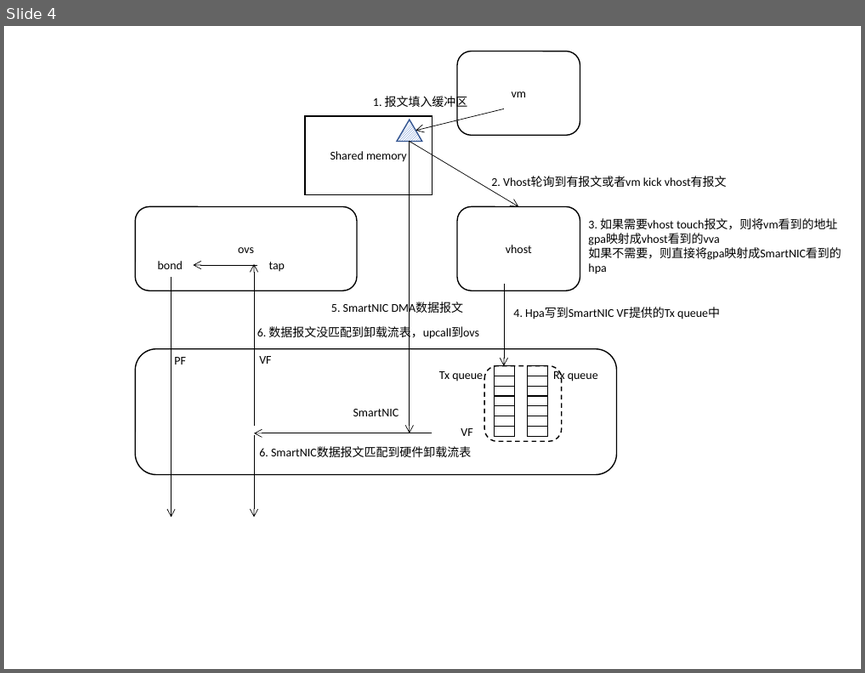
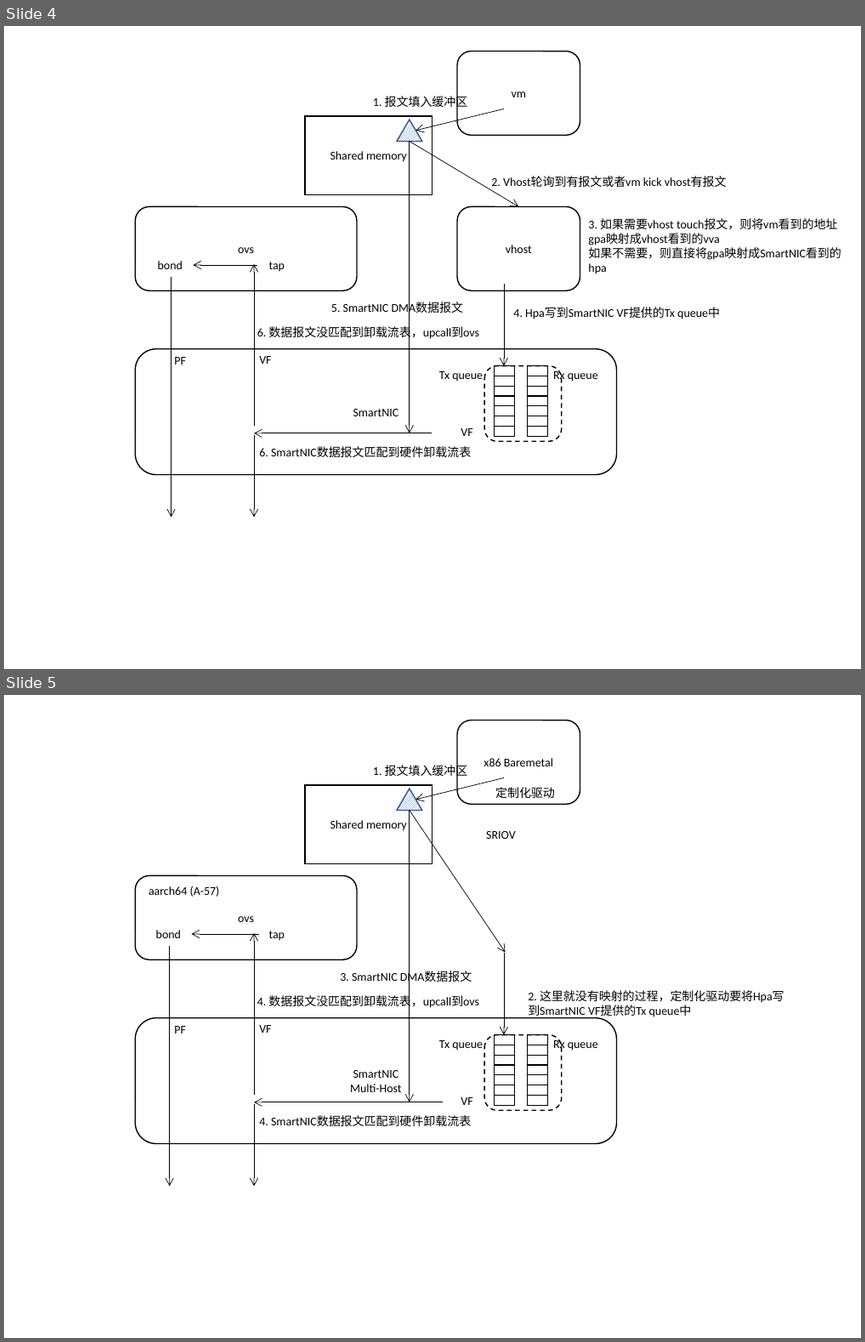
Before and after one commit to movetobe/xxx, a slide deck: xxx.pptx. Shown one above the other, each under a label of ours: slide 4 before the commit, slides 4 and 5 after it. The pictures are 865x673 and 865x1342 pixels, drawn with LibreOffice and Linux fonts; fonts in the diff are those of the drawing. Boxes give left, top, right and bottom in pixels: in the first picture for what was removed or moved away, otherwise in the second. Text is boxed around its words. In the diff, an @@ line names an element or a change of style, - is before the commit and + after.

```diff
--- a/xxx.pptx
+++ b/xxx.pptx
@@ slide 5 added at (x1=4, y1=695, x2=861, y2=1338), background #FFFFFF @@
@@ rounded rectangle added at (x1=457, y1=720, x2=579, y2=804), outline #000000 1 pt, 10 pt, text #000000 @@
+x86 Baremetal
@@ text added at (x1=373, y1=763, x2=468, y2=778), 10 pt, text #000000 @@
+1. 报文填入缓冲区
@@ rectangle added at (x1=305, y1=785, x2=432, y2=864), outline #000000 1 pt, 10 pt, text #000000 @@
+Shared memory
@@ triangle added at (x1=397, y1=789, x2=422, y2=810), fill pattern #4472C4 on #FFFFFF, outline #325491 1 pt @@
@@ arrow added from (504, 778) to (415, 800), #000000 0.5 pt @@
@@ text added at (x1=495, y1=787, x2=555, y2=798), 10 pt, text #000000 @@
+定制化驱动
@@ arrow added from (409, 810) to (506, 952), #000000 0.5 pt @@
@@ arrow added from (409, 810) to (409, 1102), #000000 0.5 pt @@
@@ text added at (x1=486, y1=831, x2=515, y2=839), 10 pt, text #000000 @@
+SRIOV
@@ rounded rectangle added at (x1=135, y1=876, x2=357, y2=959), outline #000000 1 pt, 10 pt, text #000000 @@
+ovs
@@ text added at (x1=148, y1=886, x2=220, y2=896), 10 pt, text #000000 @@
+aarch64 (A-57)
@@ text added at (x1=156, y1=930, x2=181, y2=938), 10 pt, text #000000 @@
+bond
@@ arrow added from (170, 945) to (170, 1186), #000000 0.5 pt @@
@@ arrow added from (259, 934) to (192, 934), #000000 0.5 pt @@
@@ arrow added from (254, 1095) to (254, 933), #000000 0.5 pt @@
@@ text added at (x1=269, y1=930, x2=285, y2=941), 10 pt, text #000000 @@
+tap
@@ text added at (x1=340, y1=970, x2=472, y2=984), 10 pt, text #000000 @@
+3. SmartNIC DMA数据报文
@@ arrow added from (504, 952) to (504, 1035), #000000 0.5 pt @@
@@ text added at (x1=257, y1=993, x2=479, y2=1009), 10 pt, text #000000 @@
+4. 数据报文没匹配到卸载流表，upcall到ovs
@@ text added at (x1=528, y1=990, x2=784, y2=1018), 10 pt, text #000000 @@
+2. 这里就没有映射的过程，定制化驱动要将Hpa写到SmartNIC VF提供的Tx queue中
@@ rounded rectangle added at (x1=135, y1=1018, x2=617, y2=1144), outline #000000 1 pt, 10 pt, text #000000 @@
+SmartNIC
+Multi-Host
@@ text added at (x1=174, y1=1026, x2=186, y2=1033), 10 pt, text #000000 @@
+PF
@@ text added at (x1=259, y1=1025, x2=271, y2=1032), 10 pt, text #000000 @@
+VF
@@ text added at (x1=439, y1=1040, x2=483, y2=1050), 10 pt, text #000000 @@
+Tx queue
@@ rounded rectangle added at (x1=484, y1=1035, x2=562, y2=1111), outline #000000 1 pt dashed @@
@@ table added at (x1=494, y1=1035, x2=514, y2=1111), 7 rows, 1 columns @@
+
+
+
+
+
+
+
@@ table added at (x1=528, y1=1035, x2=547, y2=1111), 7 rows, 1 columns @@
+
+
+
+
+
+
+
@@ text added at (x1=553, y1=1039, x2=598, y2=1051), 10 pt, text #000000 @@
+Rx queue
@@ arrow added from (443, 1102) to (254, 1102), #000000 0.5 pt @@
@@ text added at (x1=460, y1=1097, x2=472, y2=1105), 10 pt, text #000000 @@
+VF
@@ arrow added from (254, 1105) to (254, 1186), #000000 0.5 pt @@
@@ text added at (x1=259, y1=1115, x2=471, y2=1126), 10 pt, text #000000 @@
+4. SmartNIC数据报文匹配到硬件卸载流表
```
Also in this commit, not shown: 8 other slides added, 4 other files.
